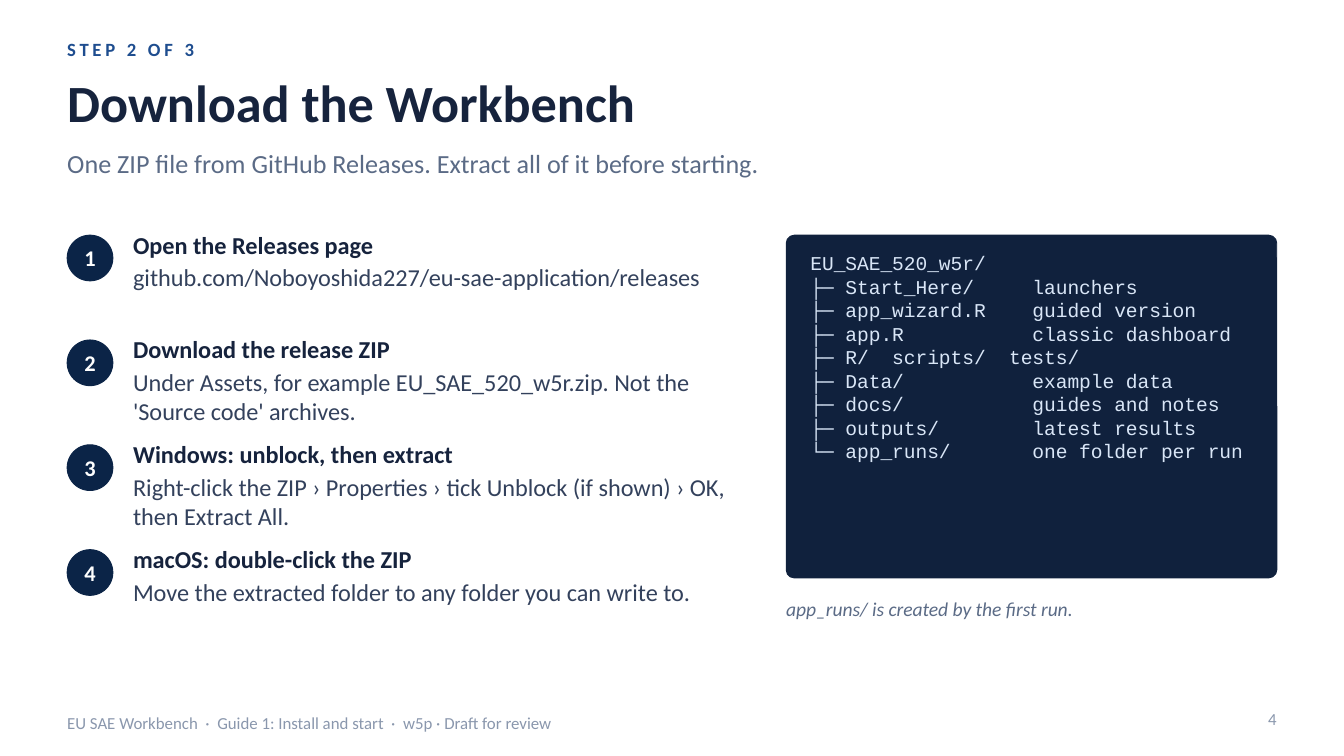
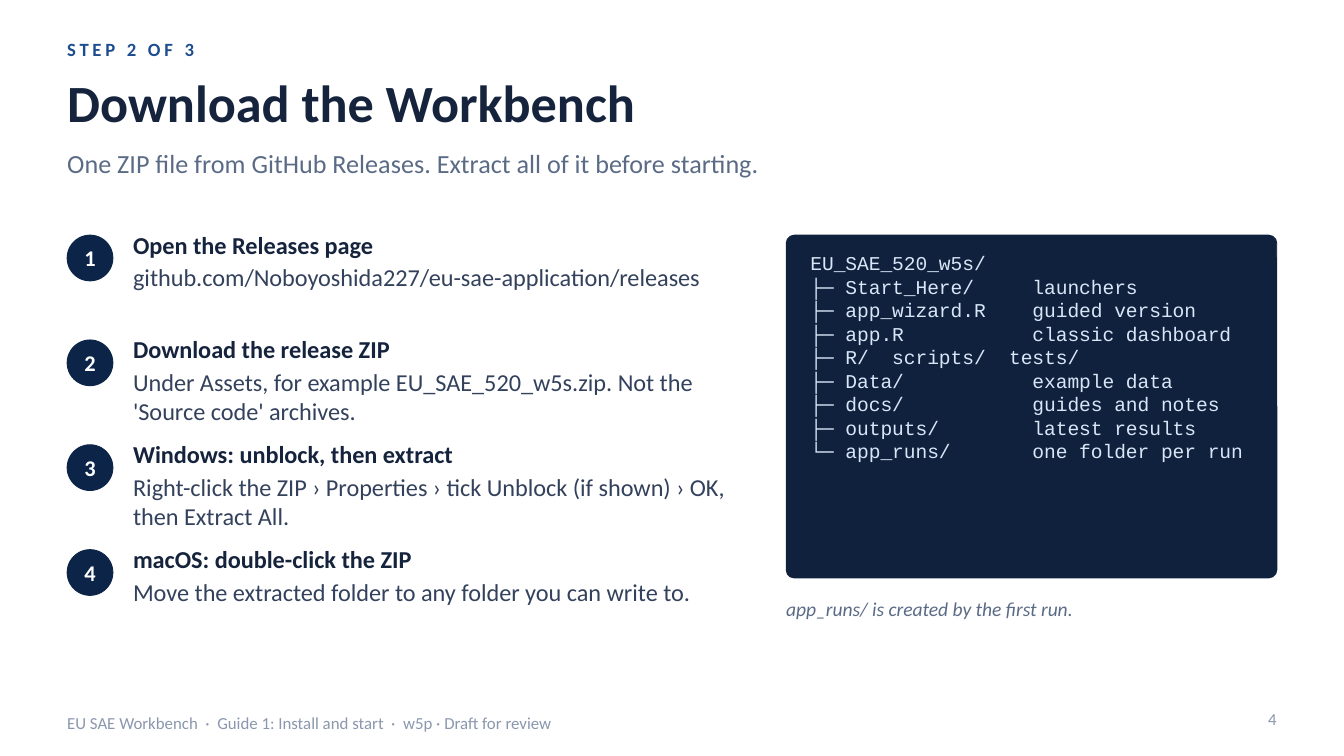
Before and after one commit to Noboyoshida227/eu-sae-application, a slide deck: slide 4 of docs/instructions/English/EU_SAE_Workbench_Guide_1_Install_and_Start.pptx. Drawn at 1344x756 pixels with LibreOffice and Linux fonts; fonts in the diff are those of the drawing. Boxes give left, top, right and bottom in pixels: in the first picture for what was removed or moved away, otherwise in the second. Text is boxed around its words. In the diff, an @@ line names an element or a change of style, - is before the commit and + after.

```diff
--- a/docs/instructions/English/EU_SAE_Workbench_Guide_1_Install_and_Start.pptx
+++ b/docs/instructions/English/EU_SAE_Workbench_Guide_1_Install_and_Start.pptx
@@ text at [810, 257, 985, 272]: text changed @@
-EU_SAE_520_w5r/
+EU_SAE_520_w5s/
@@ text at [133, 374, 693, 420]: text changed @@
-Under Assets, for example EU_SAE_520_w5r.zip. Not the 'Source code' archives.
+Under Assets, for example EU_SAE_520_w5s.zip. Not the 'Source code' archives.
```
Also in this commit, not shown: 32 other files.
